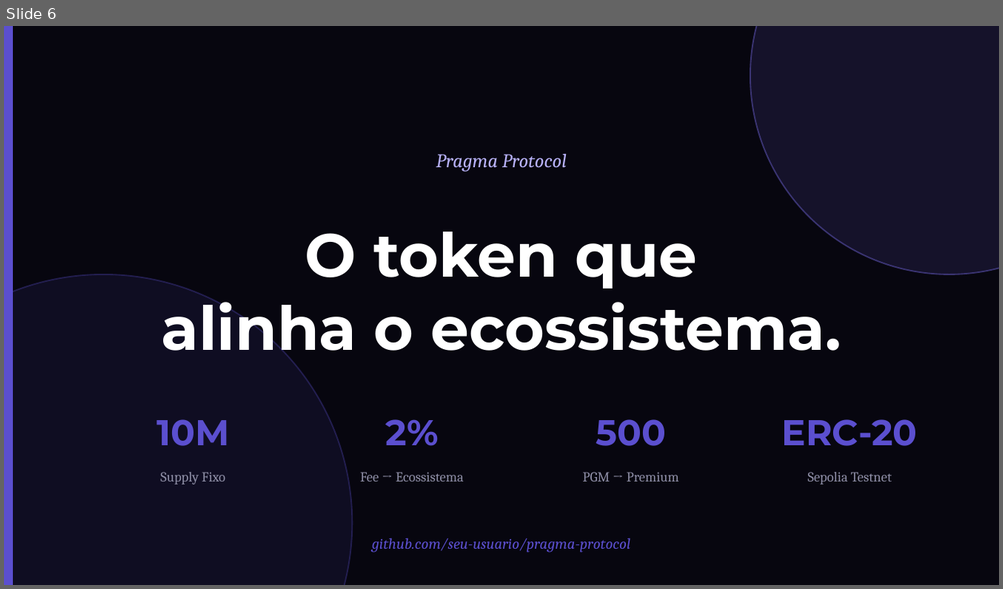
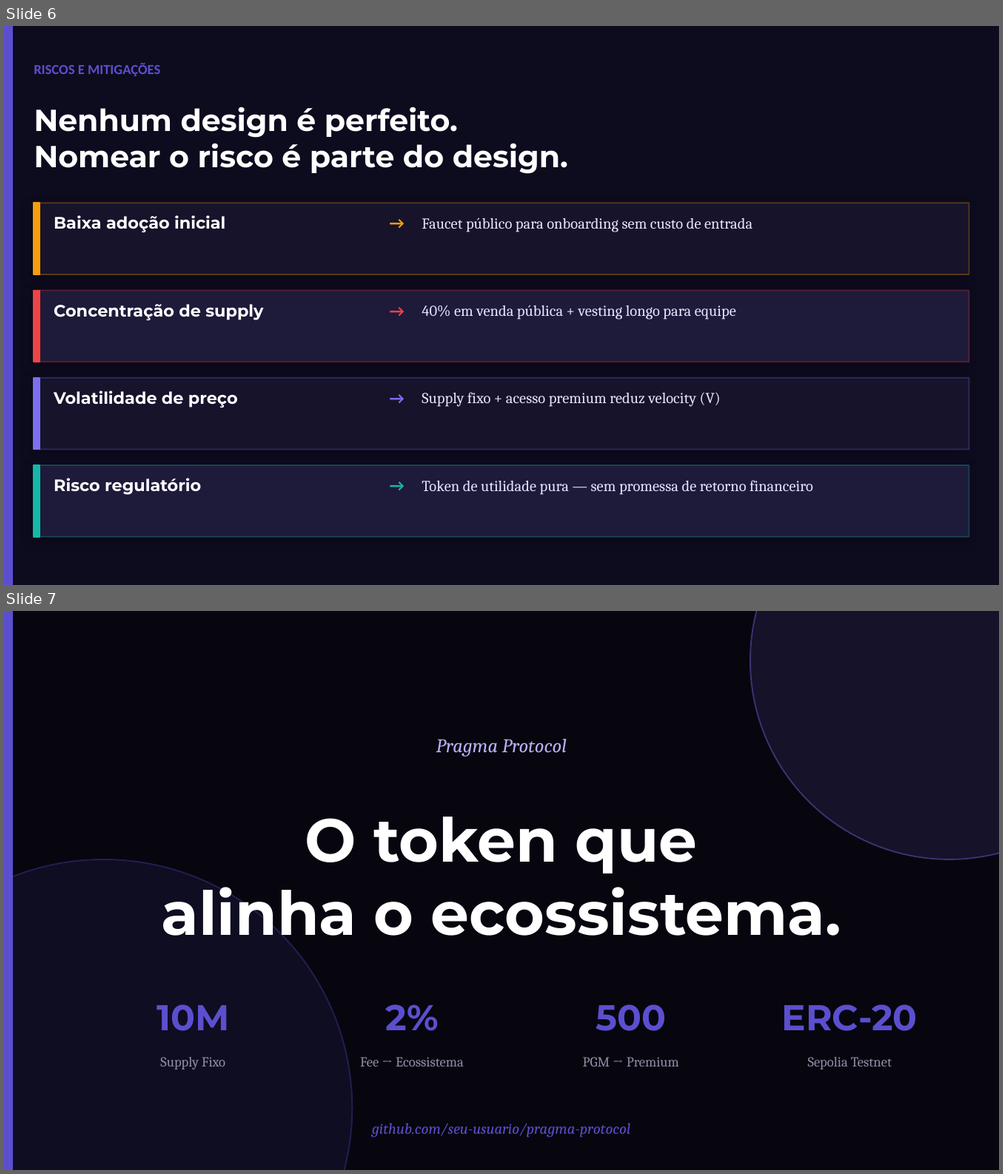
Before and after one commit to danielgorgonha/pragma-protocol, a slide deck: 01-token-design/reports/Pitch_PGM.pptx. Shown one above the other, each under a label of ours: slide 6 before the commit, slides 6 and 7 after it. The pictures are 1003x589 and 1003x1174 pixels, drawn with LibreOffice and Linux fonts; fonts in the diff are those of the drawing. Boxes give left, top, right and bottom in pixels: in the first picture for what was removed or moved away, otherwise in the second. Text is boxed around its words. In the diff, an @@ line names an element or a change of style, - is before the commit and + after.

```diff
--- a/01-token-design/reports/Pitch_PGM.pptx
+++ b/01-token-design/reports/Pitch_PGM.pptx
@@ slide 6 added at [4, 26, 999, 585], background #0D0B1E @@
@@ rectangle added at [4, 26, 12, 585], fill #5B4FCF, outline #5B4FCF 1 pt @@
@@ text added at [34, 63, 160, 76], 10 pt, text #5B4FCF, bold @@
+RISCOS E MITIGAÇÕES
@@ text added at [34, 107, 568, 174], 22 pt, text #FFFFFF, bold @@
+Nenhum design é perfeito.
+Nomear o risco é parte do design.
@@ rectangle added at [34, 203, 969, 275], fill #16132B, outline #F59E0B 1 pt @@
@@ rectangle added at [34, 203, 40, 275], fill #F59E0B, outline #F59E0B 1 pt @@
@@ text added at [54, 215, 225, 232], 12 pt, text #FFFFFF, bold @@
+Baixa adoção inicial
@@ text added at [377, 208, 417, 238], 12 pt, text #F59E0B, bold @@
+→
@@ text added at [421, 218, 752, 232], 11 pt, text #E8E6FF @@
+Faucet público para onboarding sem custo de entrada
@@ rectangle added at [34, 291, 969, 362], fill #1E1A3A, outline #EF4444 1 pt @@
@@ rectangle added at [34, 291, 40, 362], fill #EF4444, outline #EF4444 1 pt @@
@@ text added at [54, 304, 263, 321], 12 pt, text #FFFFFF, bold @@
+Concentração de supply
@@ text added at [377, 295, 417, 326], 12 pt, text #EF4444, bold @@
+→
@@ text added at [421, 305, 736, 320], 11 pt, text #E8E6FF @@
+40% em venda pública + vesting longo para equipe
@@ rectangle added at [34, 378, 969, 450], fill #16132B, outline #7C6FF0 1 pt @@
@@ rectangle added at [34, 378, 40, 450], fill #7C6FF0, outline #7C6FF0 1 pt @@
@@ text added at [54, 391, 238, 408], 12 pt, text #FFFFFF, bold @@
+Volatilidade de preço
@@ text added at [377, 383, 417, 413], 12 pt, text #7C6FF0, bold @@
+→
@@ text added at [421, 392, 720, 407], 11 pt, text #E8E6FF @@
+Supply fixo + acesso premium reduz velocity (V)
@@ rectangle added at [34, 466, 969, 537], fill #1E1A3A, outline #14B8A6 1 pt @@
@@ rectangle added at [34, 466, 40, 537], fill #14B8A6, outline #14B8A6 1 pt @@
@@ text added at [54, 478, 201, 495], 12 pt, text #FFFFFF, bold @@
+Risco regulatório
@@ text added at [377, 471, 417, 500], 12 pt, text #14B8A6, bold @@
+→
@@ text added at [421, 480, 813, 495], 11 pt, text #E8E6FF @@
+Token de utilidade pura — sem promessa de retorno financeiro
@@ what was slide 6 is now slide 7 @@
```
Also in this commit, not shown: 5 slides changed, 2 other files.
